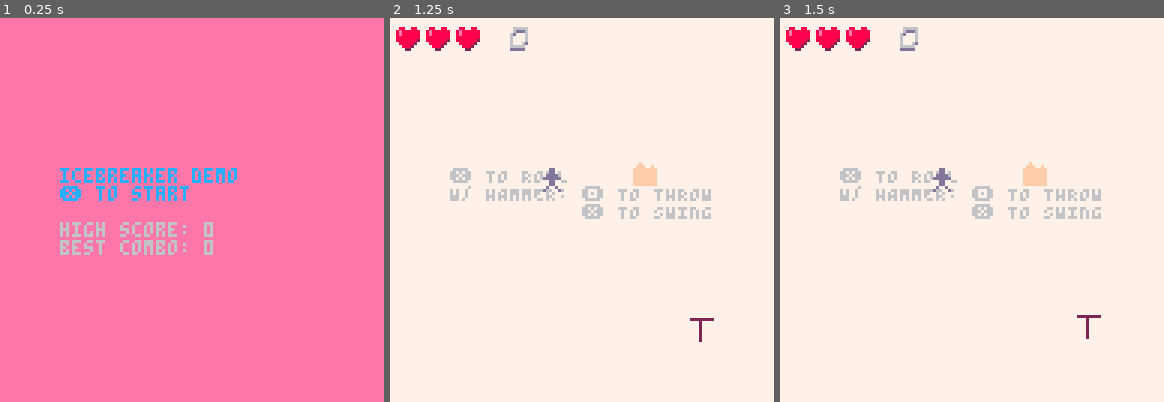
Above: before the commit, frames 1-3 (left to right).
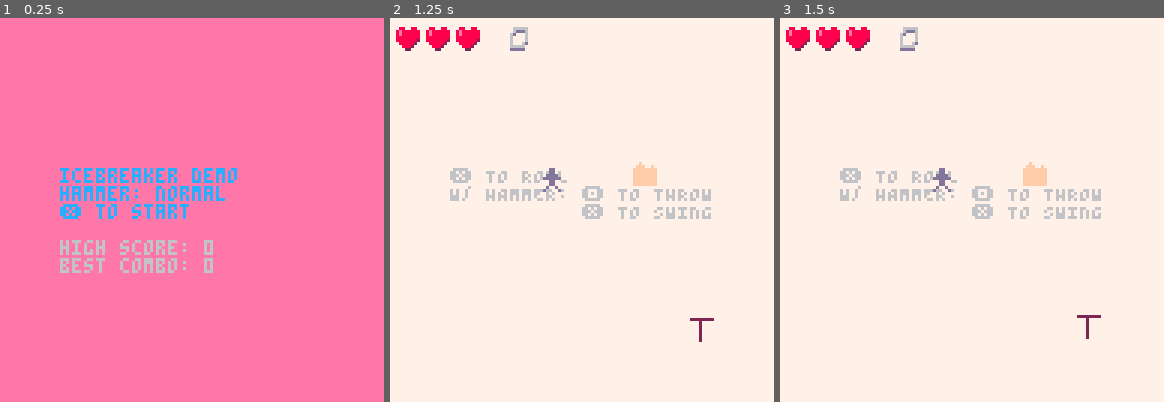
Above: after the commit, the same moments.

Repository: wsasaki01/icebreaker
Game: PICO-8 cartridge p2/icebreaker-p2.p8
Same seed, same stepped clock (60 frames per second), same inputs: the game is played once before the commit and once after it.
Inputs:
- Up to frame 1 (0.25 s): no input
- Up to frame 2 (1.25 s): tap O (Z key) at 0.33, 0.7 s; tap X (X key) at 1.07 s
- Up to frame 3 (1.5 s): tap O (Z key) at 1.43 s

The runs differ from the first frame. In frame 1, 2.8% of the frame differs, in the area x 15-59%, y 43-67%; in frame 2, nothing differs; in frame 3, nothing differs.

Commit message:
Hammer type picker

Diff:
--- a/p2/draw.lua
+++ b/p2/draw.lua
@@ -2,6 +2,7 @@
     if menu then
         cls(14)
         print("icebreaker demo", 20, 50, 12)
+        print("hammer: "..h_types[h_type])
         print("❎ to start\n")
         print("high score: "..tostr(h_score), 6)
         print("best combo: "..tostr(h_combo))
--- a/p2/init.lua
+++ b/p2/init.lua
@@ -11,6 +11,13 @@
 
     p = {}
     h = {}
+    h_type = 1
+    h_type_no = 2
+
+    h_types = {
+        "normal",
+        "magnet"
+    }
 
     p_a_len = 0.3
     p_a_size = 7
--- a/p2/update.lua
+++ b/p2/update.lua
@@ -1,5 +1,21 @@
 function _update()
     if menu then
+        if btnp(0) then
+            if h_type != 1 then
+                h_type-=1
+            else
+                h_type=h_type_no
+            end
+        end
+
+        if btnp(1) then
+            if h_type != h_type_no then
+                h_type+=1
+            else
+                h_type=1
+            end
+        end
+
         if btnp(5) then
             menu = false
             play = true
